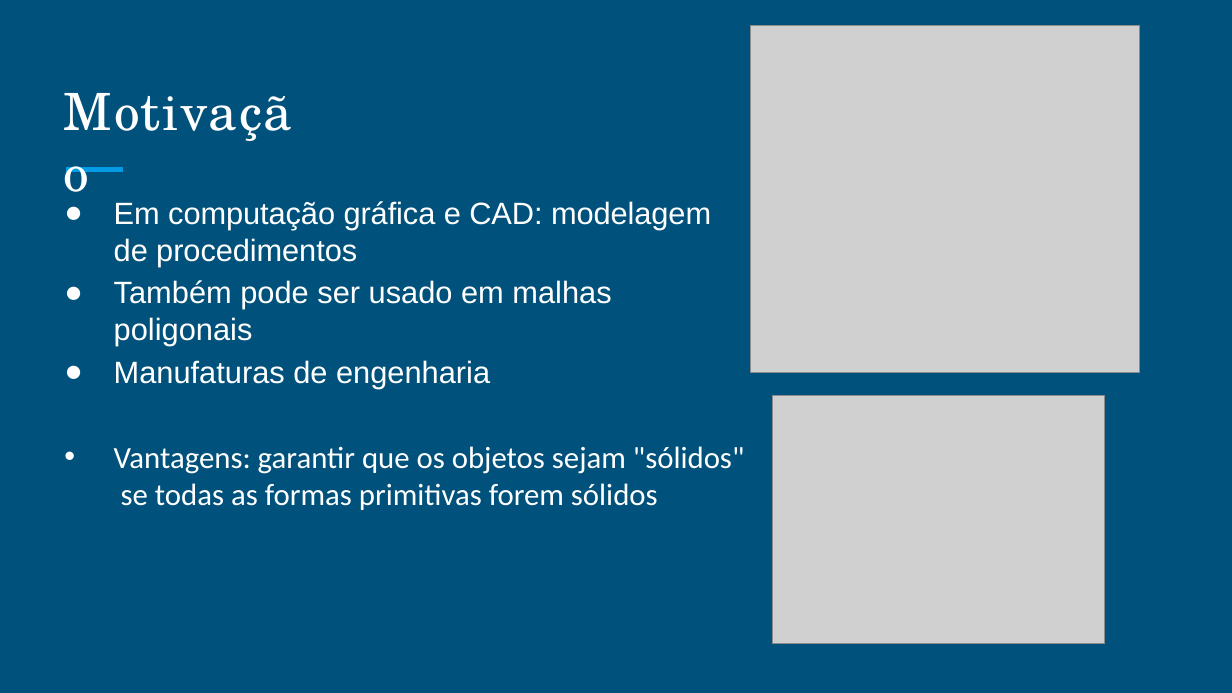
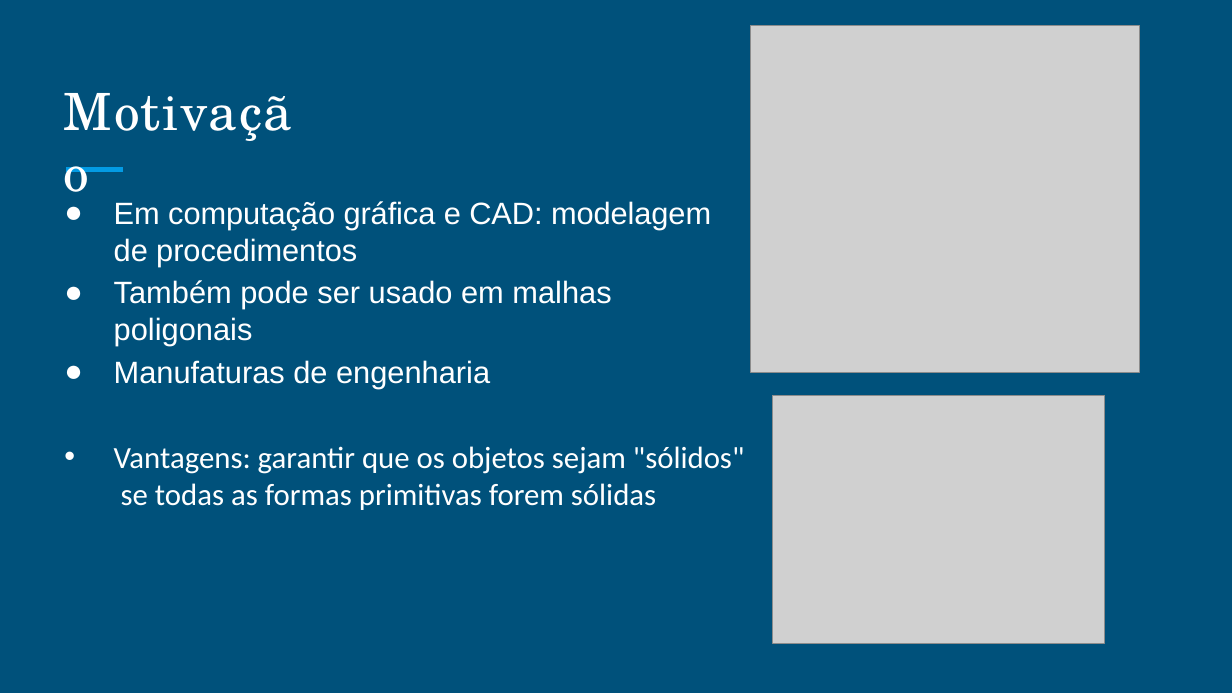
Before and after one commit to Matheus-Santos-Araujo/CSG-3D, a slide deck: slide 2 of CSG 3D.pptx. Drawn at 1232x693 pixels with LibreOffice and Linux fonts; fonts in the diff are those of the drawing; grey boxes stand for pictures; background and template pictures are left out. Boxes give left, top, right and bottom in pixels: in the first picture for what was removed or moved away, otherwise in the second. Text is boxed around its words. In the diff, an @@ line names an element or a change of style, - is before the commit and + after.

Commit message:
presentation

```diff
--- a/CSG 3D.pptx
+++ b/CSG 3D.pptx
@@ text at [114,446,744,510]: text changed @@
-• Vantagens: garantir que os objetos sejam "sólidos" se todas as formas primitivas forem sólidos
+• Vantagens: garantir que os objetos sejam "sólidos" se todas as formas primitivas forem sólidas
```
Also in this commit, not shown: 1 other slide changed.
